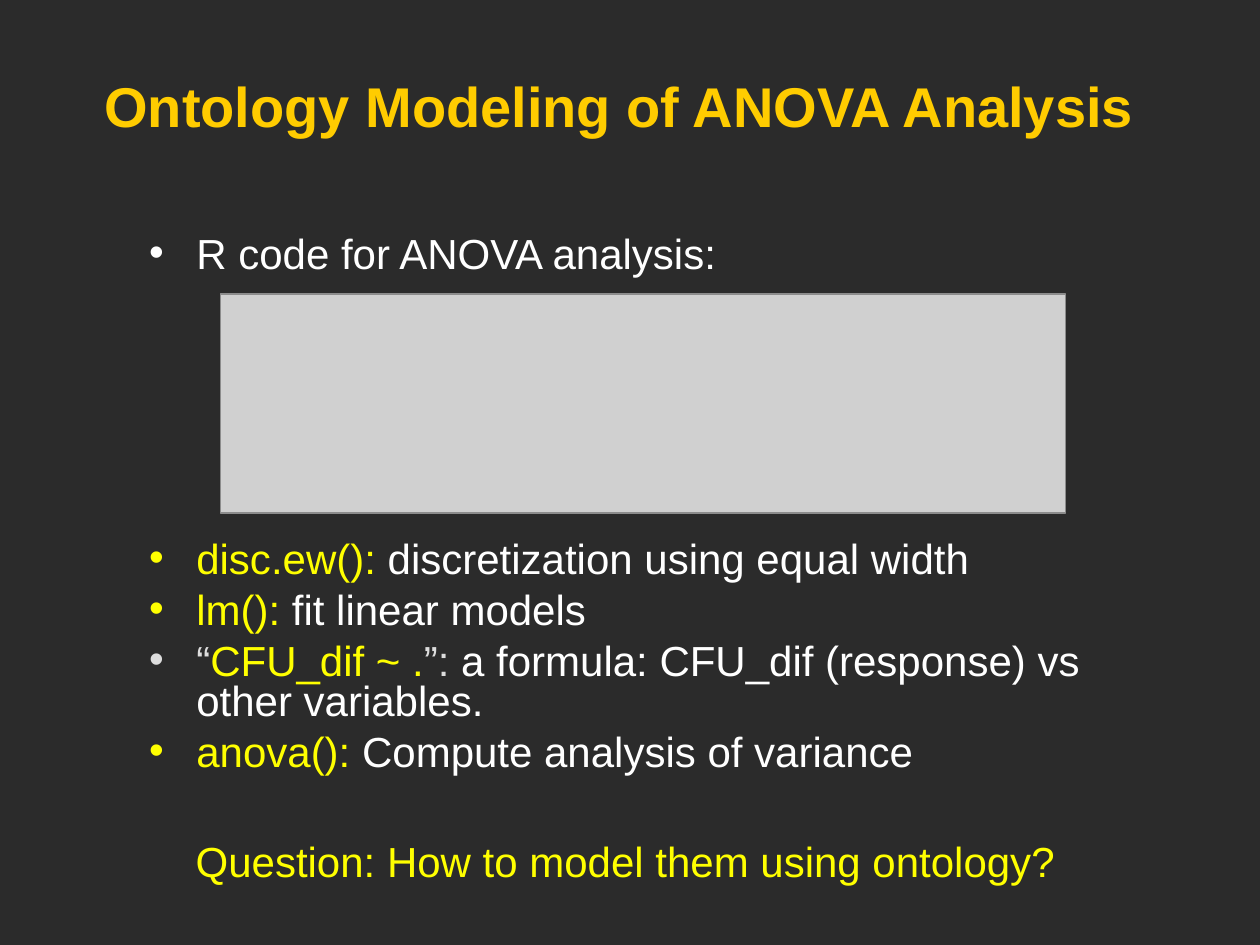
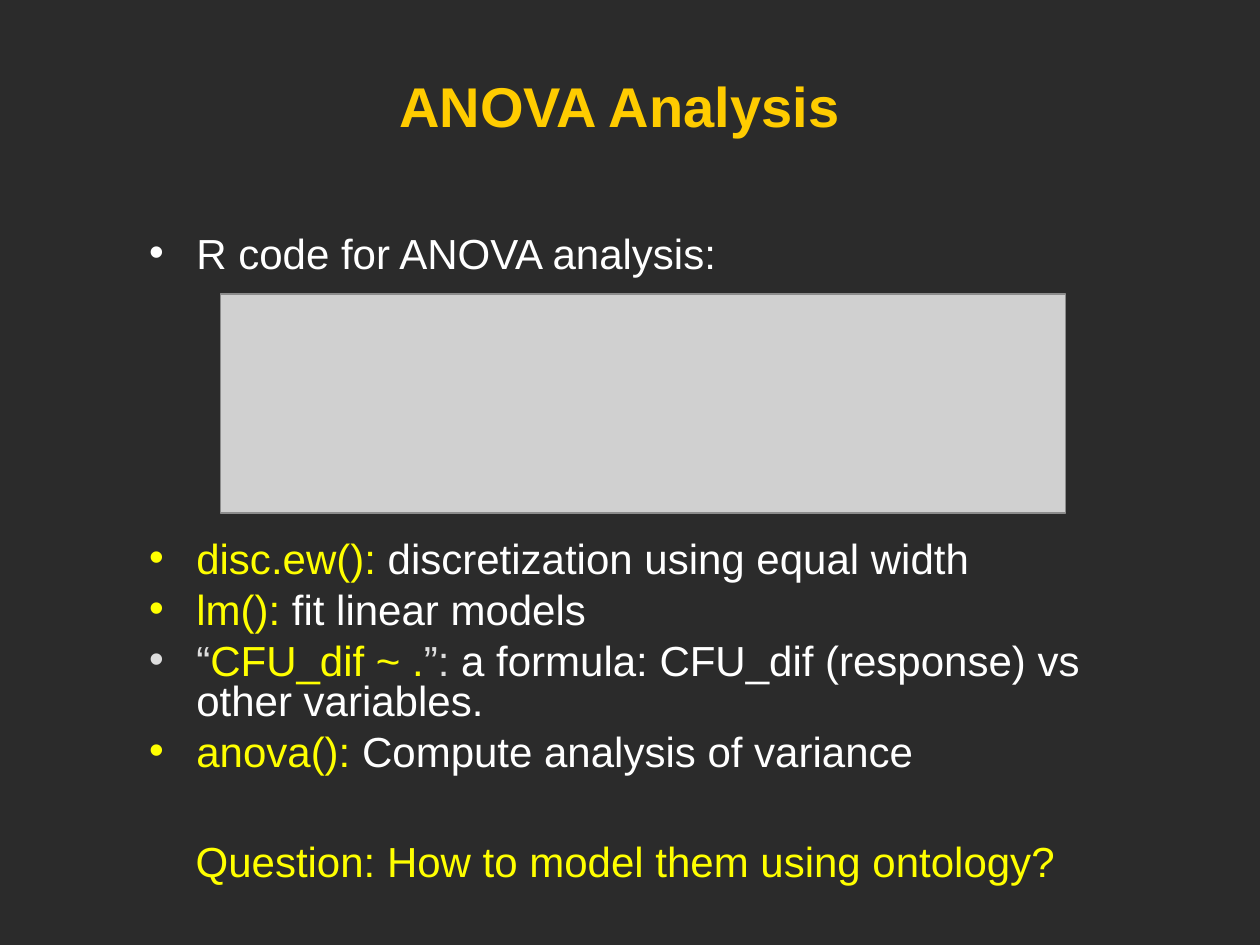
Before and after one commit to obi-ontology/obi-legacy-svn, a slide deck: slide 18 of trunk/docs/developer/use cases/Vaccine_usercase_Vancouver2010.ppt. Drawn at 1260x945 pixels with LibreOffice and Linux fonts; fonts in the diff are those of the drawing; grey boxes stand for pictures; background and template pictures are left out; a plain dark background stands for a picture behind light text. Boxes give left, top, right and bottom in pixels: in the first picture for what was removed or moved away, otherwise in the second. Text is boxed around its words. In the diff, an @@ line names an element or a change of style, - is before the commit and + after.

```diff
--- a/trunk/docs/developer/use cases/Vaccine_usercase_Vancouver2010.ppt
+++ b/trunk/docs/developer/use cases/Vaccine_usercase_Vancouver2010.ppt
@@ title at [399, 86, 839, 138]: text changed @@
-Ontology Modeling of ANOVA Analysis
+ANOVA Analysis
```
Also in this commit, not shown: 16 other slides changed.
